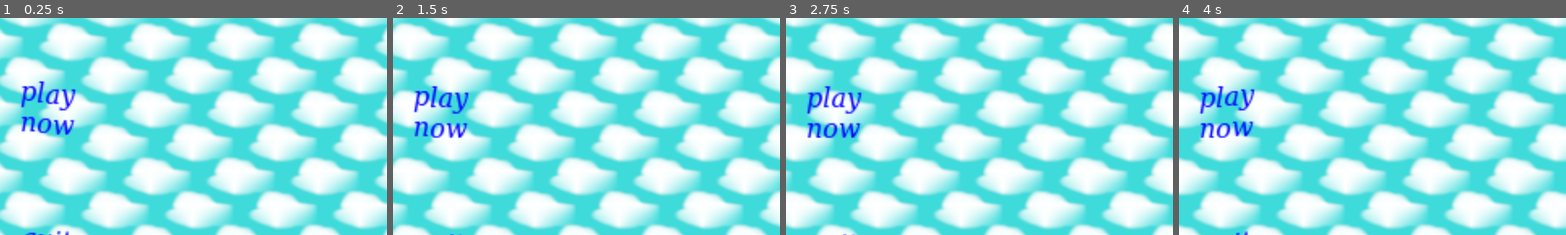
Above: before the commit, frames 1-4 (left to right).
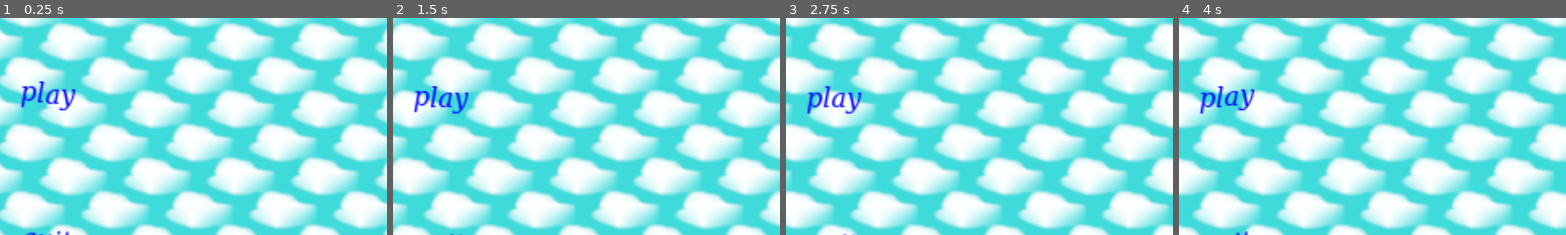
Above: after the commit, the same moments.

Repository: ovrdrv3/woodpeckers_migrate
Game: Godot game, scene res://menu.tscn
Same seed, same stepped clock (60 frames per second), same inputs: the game is played once before the commit and once after it.
Inputs (mouse positions are % of the whole screen's width and height, from its top left):
- Up to frame 1 (0.25 s): no input
- Up to frame 2 (1.5 s): move the mouse to (7, 57) at 0.52 s; hold Right (ui_right) 0.53-1.28 s; click (7, 57) at 0.6 s; move the mouse to (7, 91) at 1.27 s; hold Down (ui_down) from 1.28 s (still down); click (7, 91) at 1.35 s
- Up to frame 3 (2.75 s): move the mouse to (60, 28) at 2.02 s; release Down (ui_down) at 2.03 s; hold Right (ui_right) from 2.03 s (still down); click (60, 28) at 2.1 s
- Up to frame 4 (4 s): move the mouse to (45, 70) at 2.77 s; release Right (ui_right) at 2.78 s; hold Up (ui_up) 2.78-3.53 s; click (45, 70) at 2.85 s; move the mouse to (80, 65) at 3.52 s; hold Left (ui_left) from 3.53 s (still down); click (80, 65) at 3.6 s
The pictures show only the part of the screen within x 0-50%, y 40-90%; the shares and areas given below are measured in that part.

The runs differ from the first frame. In frame 1, 0.6% of the frame differs, in the area x 5-20%, y 45-55%; in frame 2, 0.6%, in the area x 5-20%, y 47-56%; in frame 3, 0.6%; in frame 4, 0.6%.

Commit message:
Change back to play only

Diff:
--- a/menu.tscn
+++ b/menu.tscn
@@ -56,7 +56,7 @@
 theme_override_fonts/normal_font = SubResource("SystemFont_2j58o")
 bbcode_enabled = true
 text = "
-[wave amp=50 freq=0.5]play now[/wave]"
+[wave amp=50 freq=0.5]play[/wave]"
 fit_content = true
 tab_size = 24
 
